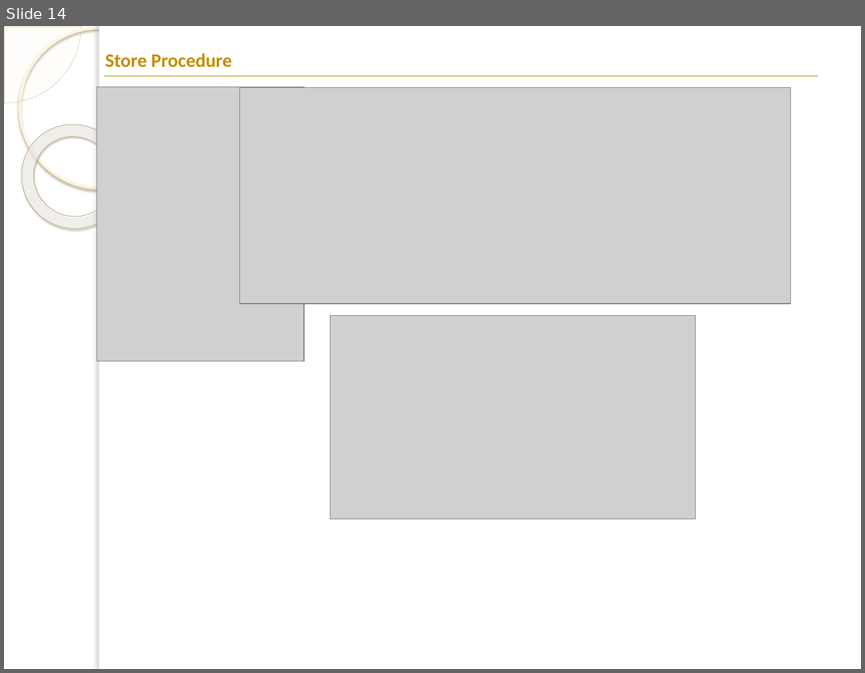
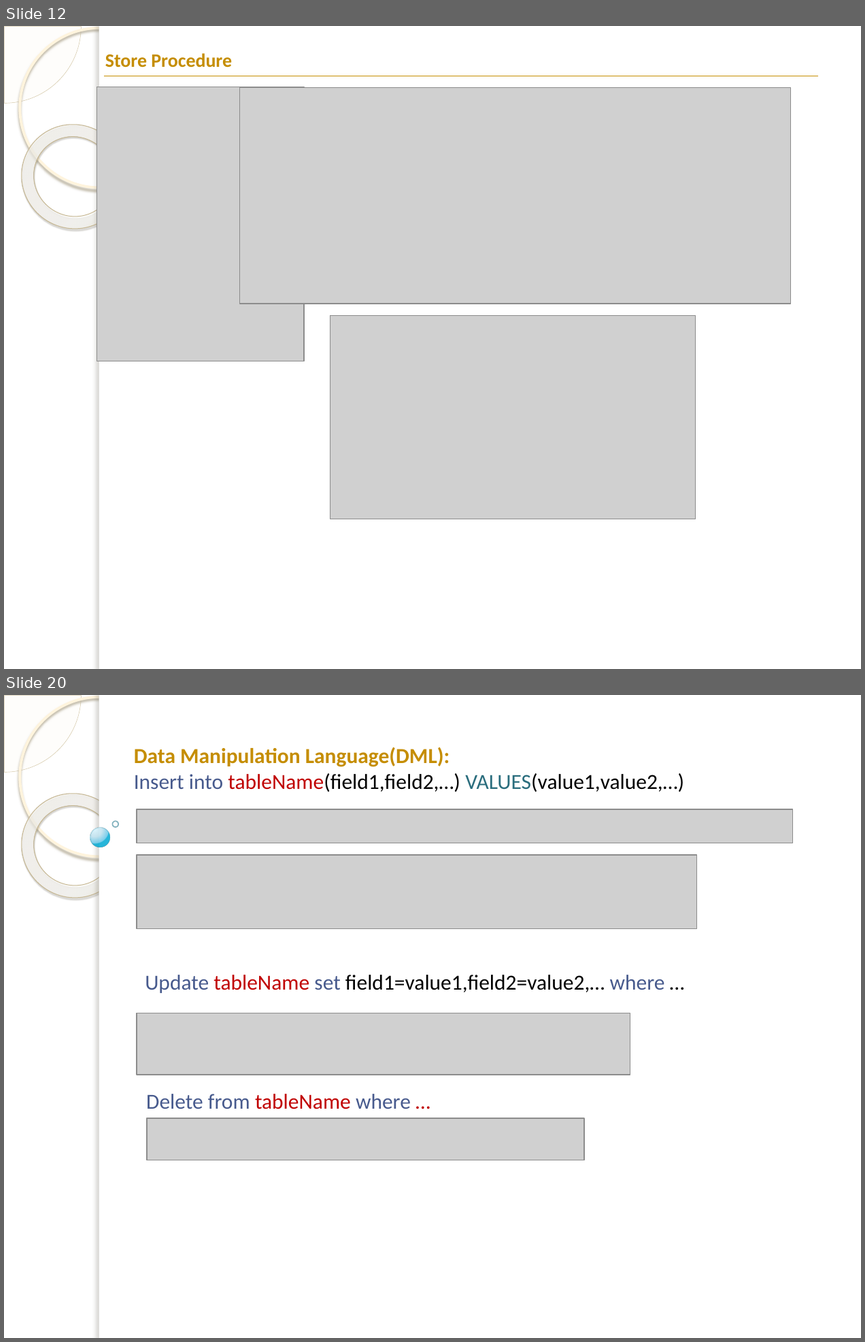
Before and after one commit to mohammadbtc100/courses, a slide deck: Database/DB-lab-2.pptx. Shown one above the other, each under a label of ours: slide 14 before the commit, slides 12 and 20 after it; the slides between them are not shown. The pictures are 865x673 and 865x1342 pixels, drawn with LibreOffice and Linux fonts; fonts in the diff are those of the drawing; grey boxes stand for pictures; background and template pictures are left out. Boxes give left, top, right and bottom in pixels: in the first picture for what was removed or moved away, otherwise in the second. Text is boxed around its words. In the diff, an @@ line names an element or a change of style, - is before the commit and + after.

```diff
--- a/Database/DB-lab-2.pptx
+++ b/Database/DB-lab-2.pptx
@@ slide 20 added at box(4, 695, 861, 1338), background picture (left out); not listed: 5 template elements that a slide beside it also shows @@
@@ text added at box(134, 747, 684, 792), 18 pt, text #000000 @@
+Data Manipulation Language(DML):
+Insert into tableName(field1,field2,…) VALUES(value1,value2,…)
@@ picture added at box(137, 809, 793, 843) @@
@@ ellipse added at box(90, 828, 110, 847), fill gradient #DAF4FF to #C3E3F0 to #6BC7E8 to #00ABD5, outline #308EA5 0.16 pt @@
@@ ellipse added at box(113, 821, 119, 827), outline #318093 1 pt @@
@@ picture added at box(137, 855, 697, 929) @@
@@ text added at box(145, 974, 665, 993), 18 pt, text #000000 @@
+Update tableName set field1=value1,field2=value2,… where …
@@ picture added at box(137, 1013, 630, 1074) @@
@@ text added at box(146, 1093, 411, 1109), 18 pt, text #475A8D @@
+Delete from tableName where …
@@ picture added at box(147, 1118, 584, 1160) @@
@@ what was slide 14 is now slide 12 @@
```
Also in this commit, not shown: 1 slide changed, 35 other slides added, 11 slides removed.
